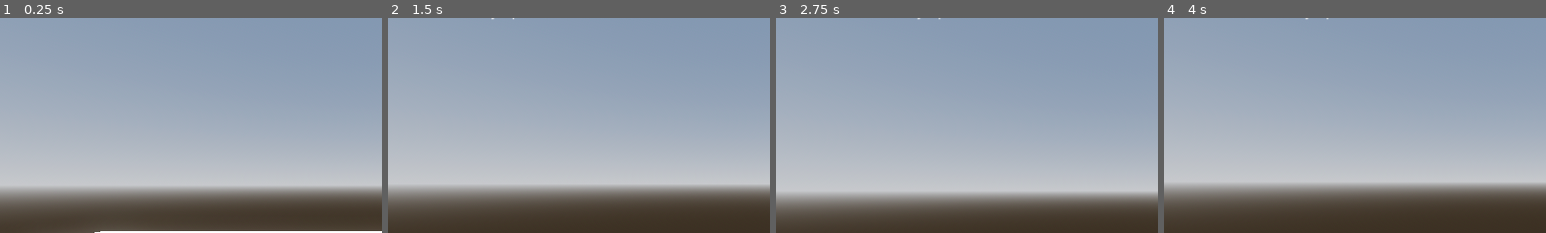
Above: before the commit, frames 1-4 (left to right).
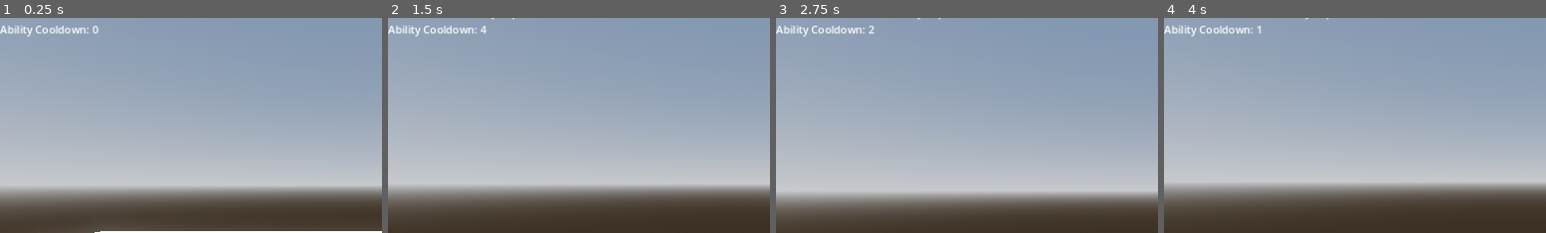
Above: after the commit, the same moments.

Repository: Nadelio/FPSC
Game: Godot game, scene res://World/environment.tscn
Two runs of this game, one before a commit and one after it. Both use one fixed random seed, a clock stepped at 60 frames per second and the inputs below.
Inputs (mouse positions are % of the whole screen's width and height, from its top left):
- Up to frame 1 (0.25 s): no input
- Up to frame 2 (1.5 s): move the mouse to (55, 50) at 0.52 s; hold W (move_forward) from 0.53 s (still down); tap Q (ability) at 0.6, 1.35 s; tap Space (jump) at 0.77 s; move the mouse to (45, 50) at 1.27 s
- Up to frame 3 (2.75 s): keep holding W (move_forward); tap Space (jump) at 1.52 s; move the mouse to (52, 48) at 2.02 s; hold Ctrl (crouch) from 2.03 s (still down); tap Q (ability) at 2.3 s
- Up to frame 4 (4 s): keep holding W (move_forward); move the mouse to (49, 52) at 2.77 s; release Ctrl (crouch) at 2.78 s; tap Shift (sprint) at 2.85 s; tap Space (jump) at 3.02, 3.77 s; tap Q (ability) at 3.05, 3.6 s; tap Enter at 3.5 s; move the mouse to (57, 51) at 3.52 s
The pictures show only the part of the screen within x 0-50%, y 11-61%; the shares and areas given below are measured in that part.

The runs differ from the first frame. In frame 1, 0.5% of the frame differs, in the area x 0-26%, y 3-9%; in frame 2, 0.5%; in frame 3, 0.5%; in frame 4, 0.5%.

Commit message:
Finished dash cd code, working on jump bug

Diff:
--- /dev/null
+++ b/Player/AbilityCooldown.gd
@@ -0,0 +1,11 @@
+extends Label
+
+
+# Called when the node enters the scene tree for the first time.
+func _ready():
+	pass # Replace with function body.
+
+
+# Called every frame. 'delta' is the elapsed time since the previous frame.
+func _process(delta):
+	text = "Ability Cooldown: " + str(int($"../../../AbilityCD".time_left))
--- a/Player/player.gd
+++ b/Player/player.gd
@@ -11,8 +11,9 @@
 const air_friction = pow(0.1, 8)
 const dash_distance = 10
 
-# get camera node
+# @onreadys
 @onready var camera = $Camera3D
+@onready var AbilityCD = $AbilityCD
 
 # signals
 signal state(state)
@@ -176,9 +177,10 @@
 		slow_physics = 0
 
 
-	if(Input.is_action_just_pressed("ability") and (dash() == true)): # dashing and future movement logic will be here
+	if(Input.is_action_just_pressed("ability") and (dash() == true) and direction): # dashing and future movement logic will be here
 		emit_signal("movement", "dash")
 		dash_count -= 1
+		AbilityCD.start()
 		position.x += dash_distance * direction.x
 		position.z += dash_distance * direction.z
 
@@ -190,3 +192,8 @@
 	last_dir = direction # update last_dir
 
 	move_and_slide()
+
+
+
+func _on_ability_cd_timeout():
+	dash_count = 1
--- a/Player/player.tscn
+++ b/Player/player.tscn
@@ -1,10 +1,11 @@
-[gd_scene load_steps=12 format=3 uid="uid://d6j22gnixf3o"]
+[gd_scene load_steps=13 format=3 uid="uid://d6j22gnixf3o"]
 
 [ext_resource type="Script" path="res://Player/player.gd" id="1_qqb0j"]
-[ext_resource type="Texture2D" uid="uid://dkwvlp3vebsdj" path="res://prototype textures/purple/texture_02.png" id="2_jbpef"]
+[ext_resource type="Texture2D" uid="uid://dkwvlp3vebsdj" path="res://purple/texture_02.png" id="2_jbpef"]
 [ext_resource type="Script" path="res://Player/CurrentSpeed.gd" id="3_6vosl"]
 [ext_resource type="Script" path="res://Player/CurrentState.gd" id="4_fbjdx"]
 [ext_resource type="Script" path="res://Player/CurrentMovement.gd" id="5_3x4xt"]
+[ext_resource type="Script" path="res://Player/AbilityCooldown.gd" id="6_8255y"]
 
 [sub_resource type="CapsuleShape3D" id="CapsuleShape3D_csl5v"]
 
@@ -64,6 +65,18 @@
 text = "Current Movement: "
 script = ExtResource("5_3x4xt")
 
+[node name="AbilityCooldown" type="Label" parent="Camera3D/HUD"]
+offset_top = 78.0
+offset_right = 139.0
+offset_bottom = 104.0
+text = "Ability Cooldown: "
+script = ExtResource("6_8255y")
+
+[node name="AbilityCD" type="Timer" parent="."]
+wait_time = 5.0
+one_shot = true
+
 [connection signal="movement" from="." to="Camera3D/HUD/CurrentMovement" method="_on_player_movement"]
 [connection signal="speed" from="." to="Camera3D/HUD/CurrentSpeed" method="_on_player_speed"]
 [connection signal="state" from="." to="Camera3D/HUD/CurrentState" method="_on_player_state"]
+[connection signal="timeout" from="AbilityCD" to="." method="_on_ability_cd_timeout"]
